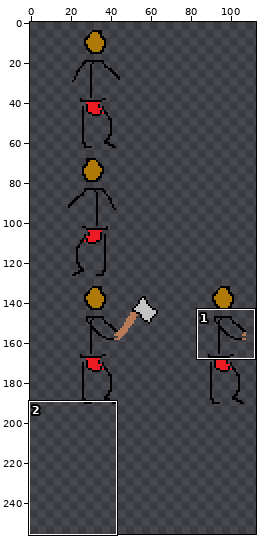
File history of a sprite sheet, assets/images/native.png. Above: a wide view before the commit, with the close-up outlined.
Close-up. As it was:
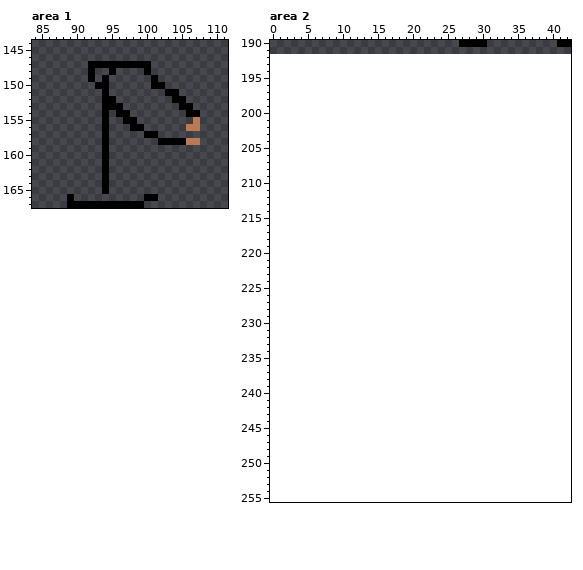
The file is 128x192 pixels. Shown: area 1: x 84..111, y 144..167; area 2: x 0..42, y 190..255. The old version is drawn lined up with the new one, on the new canvas. The wide view leaves out empty margins. The commit also changed other parts of the picture, which this record leaves out.
New version:
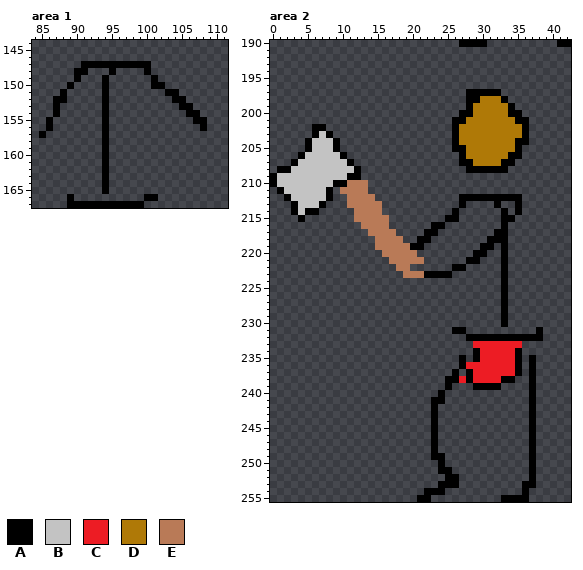
Palette (. is transparent): A #000000  B #c3c3c3  C #ed1c24  D #af7907  E #b97a57
Edits made:
canvas 128x192 -> 128x256
Changed rows in their new state; - is an unchanged pixel.
Area 1:
first column x 85:
147 ------A-----------------
148 -----AA.----------------
149 -----A-.----------------
150 ----A---.---------------
151 ---A--------------------
152 --AA------.-------------
153 --A-------..------------
154 --A--------..-----------
155 -A----------..--------AA
156 -A-----------..------..A
157 A--------------..-------
158 -----------------......-
Area 2:
first column x 0:
197 ----------------------------AAAAA------
198 ----------------------------AADDDA-----
199 ----------------------------ADDDDDA----
200 ---------------------------AADDDDDAA---
201 --------------------------AADDDDDDDAA--
202 ------AA------------------ADDDDDDDDDA--
203 ------ABA-----------------ADDDDDDDDDA--
204 -----ABBBA----------------ADDDDDDDDAA--
205 -----ABBBA----------------AADDDDDDDA---
206 ----ABBBBBA----------------ADDDDDDAA---
207 ---ABBBBBBBA---------------AADDDDAA----
208 -AABBBBBBBBBA---------------AAAAAA-----
209 ABBBBBBBBBBAA--------------------------
210 ABBBBBBBBAAEEE-------------------------
211 -ABBBBBBA-EEEE-------------------------
212 --ABBBBBA--EEEE------------AAAAAAAAA---
213 ---ABBBA---EEEEE-----------A----A--A---
214 ---ABAA-----EEEE----------A------A-A---
215 ----A-------EEEEE--------AA------AA----
216 -------------EEEE------AA--------A-----
217 --------------EEEE----AA--------AA-----
218 ---------------EEEE--AA--------AAA-----
219 ---------------EEEEEAA--------AA-A-----
220 ----------------EEEEE--------AA--A-----
221 -----------------EEEEE------AA---A-----
222 ------------------EE------AA-----A-----
223 -------------------EEEAAAA-------A-----
224 ---------------------------------A-----
225 ---------------------------------A-----
226 ---------------------------------A-----
227 ---------------------------------A-----
228 ---------------------------------A-----
229 ---------------------------------A-----
230 ---------------------------------A-----
231 --------------------------AA----------A
232 ----------------------------AAAAAAAAAAA
233 -----------------------------CCCCCCC---
234 -----------------------------ACCCCCA---
235 ---------------------------A-ACCCCCA-A-
236 ---------------------------ACCCCCCCA-A-
237 --------------------------A-ACCCCCCA-A-
238 -------------------------AACACCCCAA--A-
239 -------------------------A---AAAA----A-
240 ------------------------A------------A-
241 -----------------------AA------------A-
242 -----------------------A-------------A-
243 -----------------------A-------------A-
244 -----------------------A-------------A-
245 -----------------------A-------------A-
246 -----------------------A-------------A-
247 -----------------------A-------------A-
248 -----------------------A-------------A-
249 -----------------------AA------------A-
250 ------------------------A------------A-
251 ------------------------AA-----------A-
252 -------------------------AA----------A-
253 ------------------------AAA---------AA-
254 ----------------------AAA-----------A--
255 ---------------------AA----------AAAA--
Pixel boxes of the changes (left, top, right, bottom) in both close-ups:
changed: (39, 61, 207, 145)
added: (270, 89, 543, 502)
